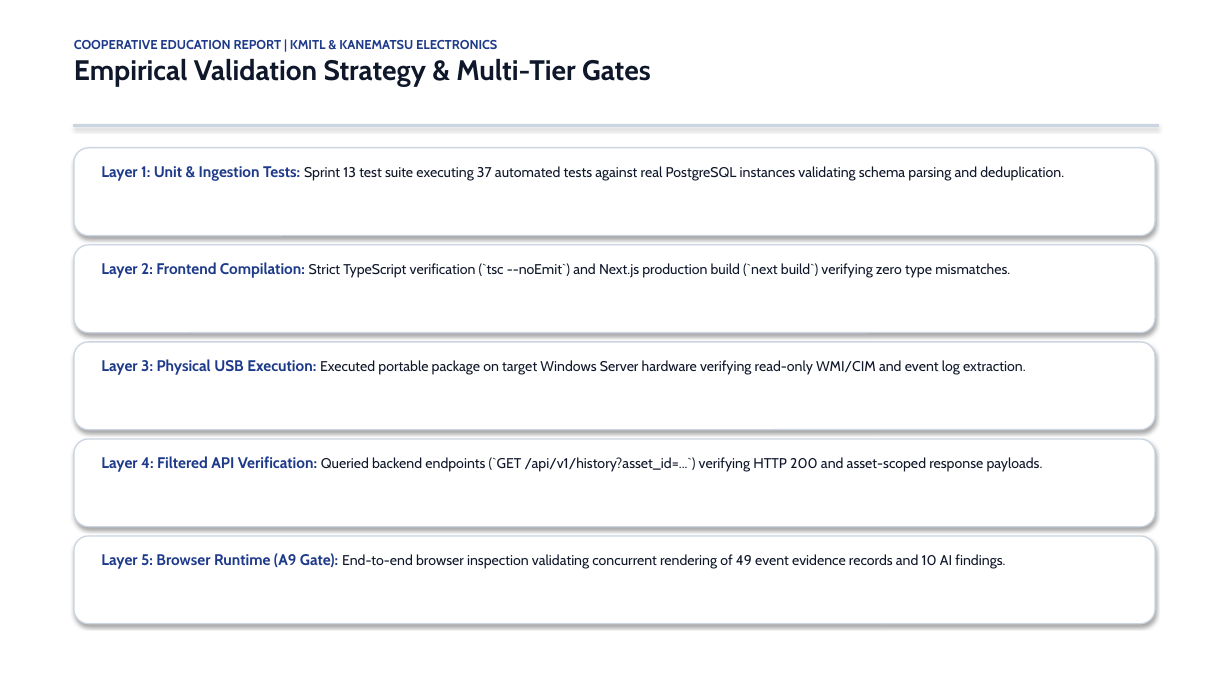
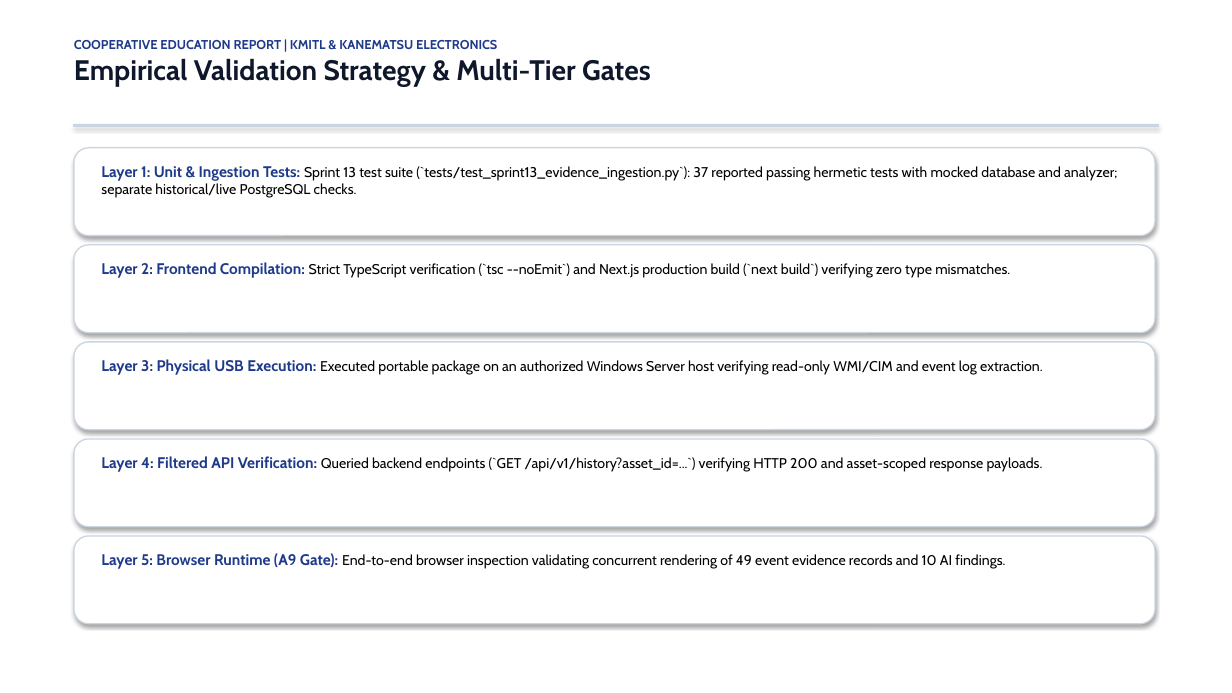
Before and after one commit to Ratthabhumi/EIMS, a slide deck: slide 10 of docs/presentation/EIMS_COOP_PRESENTATION_2026.pptx. Drawn at 1232x693 pixels with LibreOffice and Linux fonts; fonts in the diff are those of the drawing. Boxes give left, top, right and bottom in pixels: in the first picture for what was removed or moved away, otherwise in the second. Text is boxed around its words. In the diff, an @@ line names an element or a change of style, - is before the commit and + after.

Commit message:
docs(report): apply final editorial and presentation QA corrections

```diff
--- a/docs/presentation/EIMS_COOP_PRESENTATION_2026.pptx
+++ b/docs/presentation/EIMS_COOP_PRESENTATION_2026.pptx
@@ text at bbox=[101, 166, 1117, 198]: text changed; text colour #0F172A to #000000 @@
-Layer 1: Unit & Ingestion Tests: Sprint 13 test suite executing 37 automated tests against real PostgreSQL instances validating schema parsing and deduplication.
+Layer 1: Unit & Ingestion Tests: Sprint 13 test suite (`tests/test_sprint13_evidence_ingestion.py`): 37 reported passing hermetic tests with mocked database and analyzer; separate historical/live PostgreSQL checks.
@@ text "Layer 2: Frontend Compilation: Strict ..." at bbox=[101, 262, 1010, 278]: text colour #0F172A to #000000 in "Strict TypeScript verification (`tsc --noEmit`) and Next.js ..." @@
@@ text at bbox=[101, 359, 1043, 375]: text changed; text colour #0F172A to #000000 @@
-Layer 3: Physical USB Execution: Executed portable package on target Windows Server hardware verifying read-only WMI/CIM and event log extraction.
+Layer 3: Physical USB Execution: Executed portable package on an authorized Windows Server host verifying read-only WMI/CIM and event log extraction.
@@ text "Layer 4: Filtered API Verification: ..." at bbox=[101, 456, 1043, 472]: text colour #0F172A to #000000 in "Queried backend endpoints (`GET /api/v1/history?asset_id=... ..." @@
@@ text "Layer 5: Browser Runtime (A9 ..." at bbox=[101, 553, 1005, 569]: text colour #0F172A to #000000 in "End-to-end browser inspection validating concurrent renderin ..." @@
```
Also in this commit, not shown: 14 other slides changed, 16 other files.
